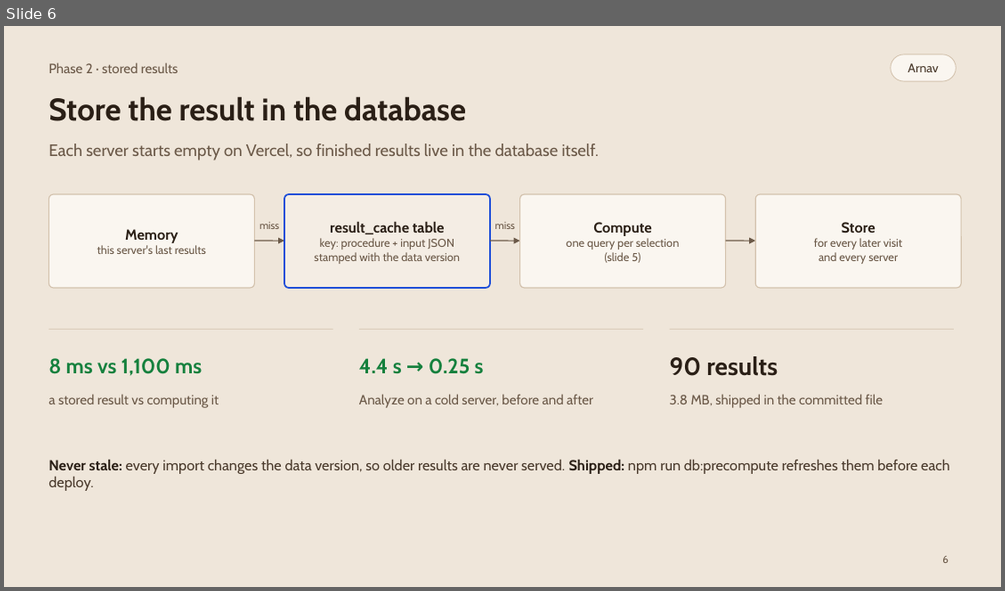
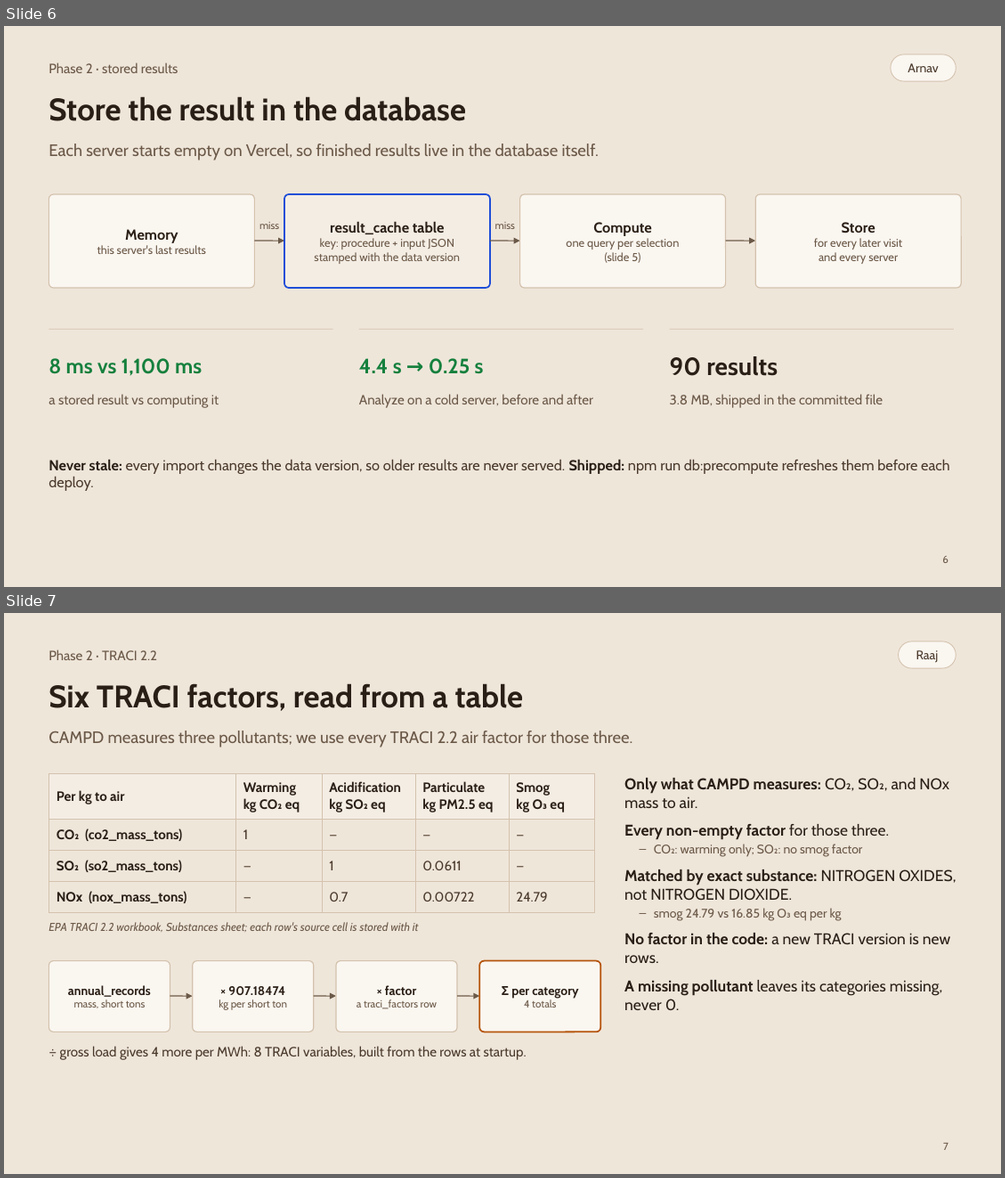
Before and after one commit to raajbanga/epaData, a slide deck: report/phase2/slides/epaData-slides.pptx. Shown one above the other, each under a label of ours: slide 6 before the commit, slides 6 and 7 after it. The pictures are 1005x591 and 1005x1178 pixels, drawn with LibreOffice and Linux fonts; fonts in the diff are those of the drawing. Boxes give left, top, right and bottom in pixels: in the first picture for what was removed or moved away, otherwise in the second. Text is boxed around its words. In the diff, an @@ line names an element or a change of style, - is before the commit and + after.

Commit message:
docs(slides): explain TRACI and the data split; demo two steps per slide
- New slides: which TRACI factors and why, and how they map onto our mass columns
- New slides: the year-based split and why, and how each model was chosen
- Demo steps two per slide; drop the demo overview
- Live site link as large as the GitHub link

```diff
--- a/report/phase2/slides/epaData-slides.pptx
+++ b/report/phase2/slides/epaData-slides.pptx
@@ slide 7 added at bbox=[4, 613, 1001, 1174], background #EFE6DA @@
@@ text added at bbox=[48, 649, 157, 660], 13 pt, text #6B5948 @@
+Phase 2 · TRACI 2.2
@@ rounded rectangle added at bbox=[898, 641, 956, 668], fill #FAF6F0, outline #D3C2AD 0.75 pt @@
@@ text added at bbox=[916, 650, 938, 663], 12 pt, text #4A3A2C @@
+Raaj
@@ text added at bbox=[48, 683, 523, 711], 30 pt, text #2A1F16, bold @@
+Six TRACI factors, read from a table
@@ text added at bbox=[48, 730, 633, 747], 16 pt, text #6B5948 @@
+CAMPD measures three pollutants; we use every TRACI 2.2 air factor for those three.
@@ table added at bbox=[48, 774, 595, 907], 4 rows, 5 columns @@
+Per kg to air | Warming / kg CO₂ eq | Acidification / kg SO₂ eq | Particulate / kg PM2.5 eq | Smog / kg O₃ eq
+CO₂ (co2_mass_tons) | 1 | — | — | —
+SO₂ (so2_mass_tons) | — | 1 | 0.0611 | —
+NOx (nox_mass_tons) | — | 0.7 | 0.00722 | 24.79
@@ text added at bbox=[624, 778, 955, 1010], 15 pt, text #2A1F16 @@
+▪ Only what CAMPD measures: CO₂, SO₂, and NOx mass to air.
+▪ Every non-empty factor for those three.
+  – CO₂: warming only; SO₂: no smog factor
+▪ Matched by exact substance: NITROGEN OXIDES, not NITROGEN DIOXIDE.
+  – smog 24.79 vs 16.85 kg O₃ eq per kg
+▪ No factor in the code: a new TRACI version is new rows.
+▪ A missing pollutant leaves its categories missing, never 0.
@@ text added at bbox=[48, 922, 419, 932], 11 pt, text #6B5948, italic @@
+EPA TRACI 2.2 workbook, Substances sheet; each row's source cell is stored with it
@@ rounded rectangle added at bbox=[48, 961, 170, 1032], fill #FAF6F0, outline #D3C2AD 1 pt @@
@@ rounded rectangle added at bbox=[193, 961, 314, 1032], fill #FAF6F0, outline #D3C2AD 1 pt @@
@@ text added at bbox=[218, 986, 287, 1010], 10 pt, text #6B5948 @@
+× 907.18474
+kg per short ton
@@ rounded rectangle added at bbox=[336, 961, 457, 1032], fill #FAF6F0, outline #D3C2AD 1 pt @@
@@ text added at bbox=[356, 985, 437, 1009], 10 pt, text #6B5948 @@
+× factor
+a traci_factors row
@@ rounded rectangle added at bbox=[479, 961, 600, 1032], fill #FAF6F0, outline #B45309 1.5 pt @@
@@ text added at bbox=[502, 986, 578, 1007], 12 pt, text #2A1F16, bold @@
+Σ per category
+4 totals
@@ text added at bbox=[74, 999, 146, 1008], 12 pt, text #2A1F16, bold @@
+annual_records
+mass, short tons
@@ arrow added from (170, 996) to (193, 996), #6B5948 1 pt @@
@@ arrow added from (314, 996) to (336, 996), #6B5948 1 pt @@
@@ arrow added from (457, 996) to (479, 996), #6B5948 1 pt @@
@@ text added at bbox=[60, 1046, 526, 1059], 13 pt, text #4A3A2C @@
+÷ gross load gives 4 more per MWh: 8 TRACI variables, built from the rows at startup.
@@ page number added at bbox=[943, 1143, 948, 1150], 10 pt, text #6B5948 @@
+7
```
Also in this commit, not shown: 1 slide changed, 6 other slides added, 10 slides removed, 3 other files.
